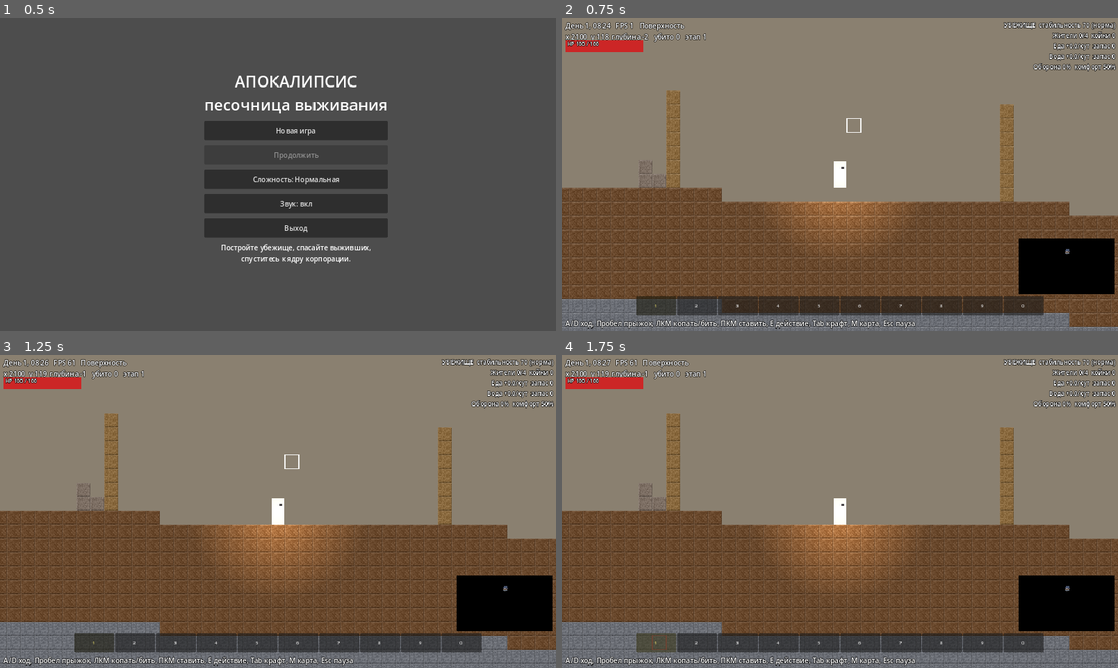
Above: before the commit, frames 1-4 (two rows, left to right).
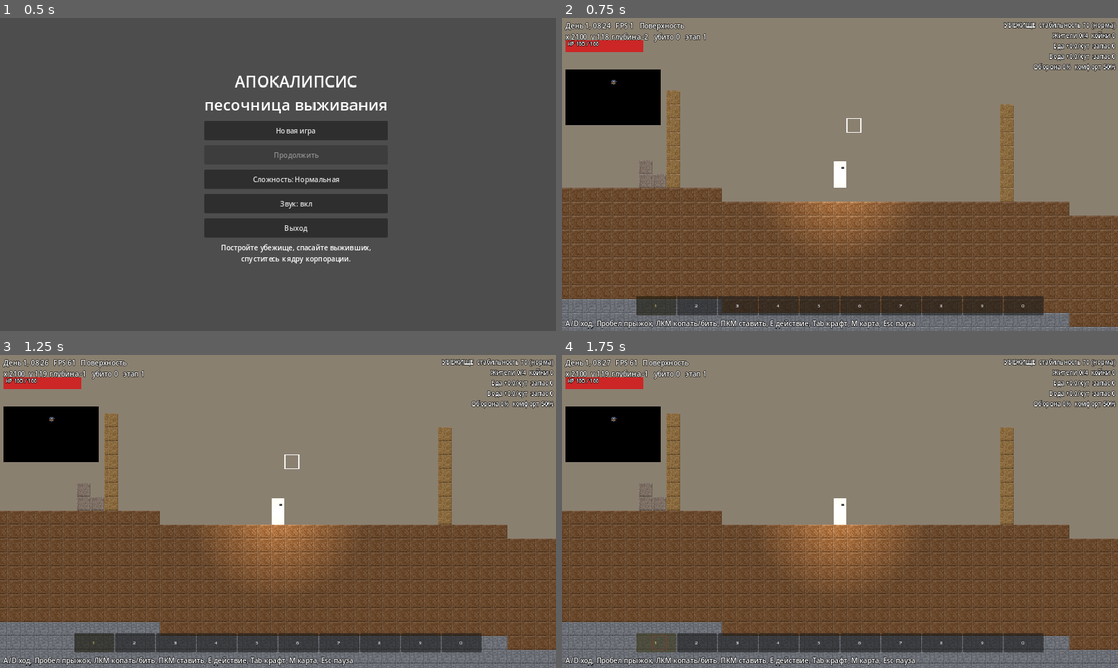
Above: after the commit, the same moments.

Repository: bunkovde-lab/apocalypse-sandbox
Game: Godot game, scene res://scenes/menu.tscn
Same seed, same stepped clock (60 frames per second), same inputs: the game is played once before the commit and once after it.
Inputs:
- Up to frame 1 (0.5 s): no input
- Up to frame 2 (0.75 s): click "Новая игра" at 0.5 s
- Up to frame 3 (1.25 s): no input
- Up to frame 4 (1.75 s): click "1" at 1.25 s

Frame 1 is identical in both runs. In frame 2, 6.1% of the frame differs, in the area x 0-100%, y 16-89%; in frame 3, 6.1%; in frame 4, 6.1%.

Commit message:
Сенсорное управление для планшета и экспорт под Android
Co-Authored-By: Claude Sonnet 5.5 <noreply@anthropic.com>
Claude-Session: https://claude.ai/code/session_013JhsLUMa2wT4Cw4NgdUbt6

Diff:
--- a/project.godot
+++ b/project.godot
@@ -13,8 +13,10 @@
 window/size/viewport_width=1280
 window/size/viewport_height=720
 window/stretch/mode="canvas_items"
+window/handheld/orientation=0
 
 [rendering]
 
 textures/canvas_textures/default_texture_filter=0
+textures/vram_compression/import_etc2_astc=true
 renderer/rendering_method="gl_compatibility"
--- a/scripts/core/main.gd
+++ b/scripts/core/main.gd
@@ -26,6 +26,7 @@
 var director: EventDirector
 var ending: Ending
 var pause_menu: PauseMenu
+var touch: TouchControls
 var minimap: Minimap
 var lights: LightManager
 var sfx: Sfx
@@ -135,6 +136,11 @@
 	minimap = Minimap.new()
 	hud.add_child(minimap)
 	minimap.setup(world, player)
+	touch = TouchControls.new()
+	add_child(touch)
+	touch.setup(Settings.force_touch)
+	touch.pause_pressed.connect(func() -> void: pause_menu.toggle())
+	touch.map_pressed.connect(func() -> void: minimap.toggle_big())
 	pause_menu = PauseMenu.new()
 	add_child(pause_menu)
 	pause_menu.save_pressed.connect(save_game)
--- a/scripts/core/settings.gd
+++ b/scripts/core/settings.gd
@@ -11,6 +11,8 @@
 static var load_requested := false
 static var sound_on := true
 static var volume := 0.7
+static var touch_place := false     # сенсорный режим: касание ставит блок вместо копания
+static var force_touch := false
 
 
 static func hp_mult() -> float:
--- a/scripts/player/player.gd
+++ b/scripts/player/player.gd
@@ -434,7 +434,9 @@
 	target_tile = Vector2i(floori(m.x / TILE), floori(m.y / TILE))
 	var over_ui := get_viewport().gui_get_hovered_control() != null
 	if not over_ui:
-		if Input.is_action_pressed("mine"):
+		if Input.is_action_pressed("mine") and Settings.touch_place:
+			place_selected(target_tile)
+		elif Input.is_action_pressed("mine"):
 			if is_hammer_selected():
 				hammer_tick(target_tile, delta)
 			elif is_weapon_selected():
--- a/scripts/ui/minimap.gd
+++ b/scripts/ui/minimap.gd
@@ -46,7 +46,7 @@
 	else:
 		texture_rect.size = Vector2(SMALL_COLS * 2, SMALL_ROWS * 2)
 		size = texture_rect.size
-		position = Vector2(vp.x - size.x - 8.0, vp.y - size.y - 84.0)
+		position = Vector2(8.0, 118.0)
 
 
 func toggle_big() -> void:
--- /dev/null
+++ b/scripts/ui/touch_controls.gd
@@ -0,0 +1,129 @@
+class_name TouchControls
+extends CanvasLayer
+## Экранные кнопки для планшета: ходьба, прыжок, действие, режим «ставить», инвентарь, карта, пауза.
+## Мультитач: каждая кнопка отслеживает свой палец. Копание и бой — касание мира (эмуляция мыши).
+## Чтобы использовать предмет рядом с объектом (кровать, алтарь, выживший), коснитесь его и нажмите «E».
+
+signal pause_pressed
+signal map_pressed
+
+const HOLD := {"left": "move_left", "right": "move_right", "jump": "jump", "down": "move_down"}
+const SPECS := [
+	{"id": "left", "pos": Vector2(30, 540), "size": Vector2(120, 120), "text": "◀"},
+	{"id": "right", "pos": Vector2(170, 540), "size": Vector2(120, 120), "text": "▶"},
+	{"id": "jump", "pos": Vector2(1130, 520), "size": Vector2(130, 130), "text": "▲"},
+	{"id": "down", "pos": Vector2(990, 580), "size": Vector2(100, 90), "text": "▼"},
+	{"id": "use", "pos": Vector2(1130, 380), "size": Vector2(110, 110), "text": "E"},
+	{"id": "mode", "pos": Vector2(1130, 260), "size": Vector2(110, 100), "text": "Копать"},
+	{"id": "inv", "pos": Vector2(1130, 150), "size": Vector2(110, 90), "text": "Рюкзак"},
+	{"id": "prev", "pos": Vector2(300, 640), "size": Vector2(70, 60), "text": "‹"},
+	{"id": "next", "pos": Vector2(1000, 640), "size": Vector2(70, 60), "text": "›"},
+	{"id": "map", "pos": Vector2(1130, 50), "size": Vector2(70, 60), "text": "Карта"},
+	{"id": "pause", "pos": Vector2(1210, 50), "size": Vector2(60, 60), "text": "II"},
+]
+
+var buttons := {}          # id -> Label
+var fingers := {}          # индекс пальца -> id кнопки
+var forced := false
+
+
+func _init() -> void:
+	layer = 20
+
+
+func setup(force: bool = false) -> void:
+	forced = force
+	for spec in SPECS:
+		var b := Label.new()
+		b.position = spec["pos"]
+		b.size = spec["size"]
+		b.text = spec["text"]
+		b.horizontal_alignment = HORIZONTAL_ALIGNMENT_CENTER
+		b.vertical_alignment = VERTICAL_ALIGNMENT_CENTER
+		b.add_theme_font_size_override("font_size", 26 if str(spec["text"]).length() < 3 else 17)
+		b.mouse_filter = Control.MOUSE_FILTER_STOP
+		_style(b, false)
+		add_child(b)
+		buttons[spec["id"]] = b
+	visible = force or DisplayServer.is_touchscreen_available()
+
+
+func _style(b: Label, pressed: bool) -> void:
+	var s := StyleBoxFlat.new()
+	s.bg_color = Color(1, 1, 1, 0.34 if pressed else 0.16)
+	s.set_corner_radius_all(18)
+	s.border_color = Color(1, 1, 1, 0.5)
+	s.set_border_width_all(2)
+	b.add_theme_stylebox_override("normal", s)
+
+
+func button_at(p: Vector2) -> String:
+	for id in buttons:
+		if Rect2(buttons[id].position, buttons[id].size).has_point(p):
+			return id
+	return ""
+
+
+func _input(event: InputEvent) -> void:
+	if not visible:
+		return
+	if event is InputEventScreenTouch:
+		if event.pressed:
+			var id := button_at(event.position)
+			if id != "":
+				fingers[event.index] = id
+				_press(id)
+				get_viewport().set_input_as_handled()
+		elif fingers.has(event.index):
+			_release(fingers[event.index])
+			fingers.erase(event.index)
+			get_viewport().set_input_as_handled()
+	elif event is InputEventScreenDrag and fingers.has(event.index):
+		var id: String = fingers[event.index]
+		if button_at(event.position) != id:
+			_release(id)
+			fingers.erase(event.index)
+			var nid := button_at(event.position)
+			if nid != "":
+				fingers[event.index] = nid
+				_press(nid)
+
+
+func _press(id: String) -> void:
+	_style(buttons[id], true)
+	if HOLD.has(id):
+		Input.action_press(HOLD[id])
+		return
+	match id:
+		"use":
+			_tap("interact")
+		"inv":
+			_tap("toggle_inventory")
+		"prev":
+			_tap("hotbar_prev")
+		"next":
+			_tap("hotbar_next")
+		"mode":
+			Settings.touch_place = not Settings.touch_place
+			buttons["mode"].text = "Ставить" if Settings.touch_place else "Копать"
+		"map":
+			map_pressed.emit()
+		"pause":
+			pause_pressed.emit()
+
+
+func _release(id: String) -> void:
+	_style(buttons[id], false)
+	if HOLD.has(id):
+		Input.action_release(HOLD[id])
+
+
+func _tap(action: String) -> void:
+	var ev := InputEventAction.new()
+	ev.action = action
+	ev.pressed = true
+	Input.parse_input_event(ev)
+	var up := InputEventAction.new()
+	up.action = action
+	up.pressed = false
+	Input.parse_input_event(up)
--- a/tests/stage9_tests.gd
+++ b/tests/stage9_tests.gd
@@ -12,6 +12,7 @@
 	await _test_minimap(t)
 	await _test_save_load(t)
 	await _test_menus(t)
+	await _test_touch(t)
 	_test_difficulty_balance(t)
 	Settings.difficulty = 1
 	Settings.load_requested = false
@@ -297,3 +298,62 @@
 	t.check(times[2] < 600.0, "даже на тяжёлой бой укладывается в 10 минут")
 	Settings.difficulty = 1
 	Progress.reset()
+
+
+func _touch(tc: TouchControls, idx: int, pos: Vector2, pressed: bool) -> void:
+	var ev := InputEventScreenTouch.new()
+	ev.index = idx
+	ev.position = pos
+	ev.pressed = pressed
+	tc._input(ev)
+
+
+func _test_touch(t) -> void:
+	InputSetup.register()
+	var tc := TouchControls.new()
+	t.root.add_child(tc)
+	tc.setup(true)
+	await t.process_frame
+	t.check(tc.visible and tc.buttons.size() == TouchControls.SPECS.size(), "экранные кнопки созданы (%d)" % tc.buttons.size())
+	var right: Rect2 = Rect2(tc.buttons["right"].position, tc.buttons["right"].size)
+	var jump: Rect2 = Rect2(tc.buttons["jump"].position, tc.buttons["jump"].size)
+	_touch(tc, 0, right.get_center(), true)
+	t.check(Input.is_action_pressed("move_right") and not Input.is_action_pressed("move_left"), "кнопка ▶ идёт вправо")
+	_touch(tc, 1, jump.get_center(), true)
+	t.check(Input.is_action_pressed("jump") and Input.is_action_pressed("move_right"), "мультитач: идём и прыгаем одновременно")
+	_touch(tc, 0, right.get_center(), false)
+	t.check(not Input.is_action_pressed("move_right") and Input.is_action_pressed("jump"), "отпускание одного пальца не трогает другой")
+	_touch(tc, 1, jump.get_center(), false)
+	t.check(not Input.is_action_pressed("jump"), "всё отпущено")
+	# палец скользит с кнопки на кнопку
+	var left: Rect2 = Rect2(tc.buttons["left"].position, tc.buttons["left"].size)
+	_touch(tc, 2, left.get_center(), true)
+	var drag := InputEventScreenDrag.new()
+	drag.index = 2
+	drag.position = right.get_center()
+	tc._input(drag)
+	t.check(Input.is_action_pressed("move_right") and not Input.is_action_pressed("move_left"), "скольжение пальца переключает направление")
+	_touch(tc, 2, right.get_center(), false)
+	Settings.touch_place = false
+	var mode: Rect2 = Rect2(tc.buttons["mode"].position, tc.buttons["mode"].size)
+	_touch(tc, 3, mode.get_center(), true)
+	_touch(tc, 3, mode.get_center(), false)
+	t.check(Settings.touch_place and tc.buttons["mode"].text == "Ставить", "кнопка режима переключает копание и стройку")
+	_touch(tc, 3, mode.get_center(), true)
+	_touch(tc, 3, mode.get_center(), false)
+	t.check(not Settings.touch_place, "и обратно")
+	t.check(tc.button_at(Vector2(640, 100)) == "", "касание мира кнопкой не считается")
+	var paused := [false]
+	tc.pause_pressed.connect(func() -> void: paused[0] = true)
+	var pb: Rect2 = Rect2(tc.buttons["pause"].position, tc.buttons["pause"].size)
+	_touch(tc, 4, pb.get_center(), true)
+	_touch(tc, 4, pb.get_center(), false)
+	t.check(paused[0], "кнопка паузы подаёт сигнал")
+	# режим «ставить» реально ставит блок
+	var w := WorldData.new(64, 64)
+	for y in range(40, 64):
+		for x in 64:
+			w.fg[y * 64 + x] = BlockDB.STONE
+	t.check(ProjectSettings.get_setting("display/window/handheld/orientation") == 0, "ориентация — альбомная")
+	tc.queue_free()
+	await t.process_frame
Not shown, changed: .gitignore
